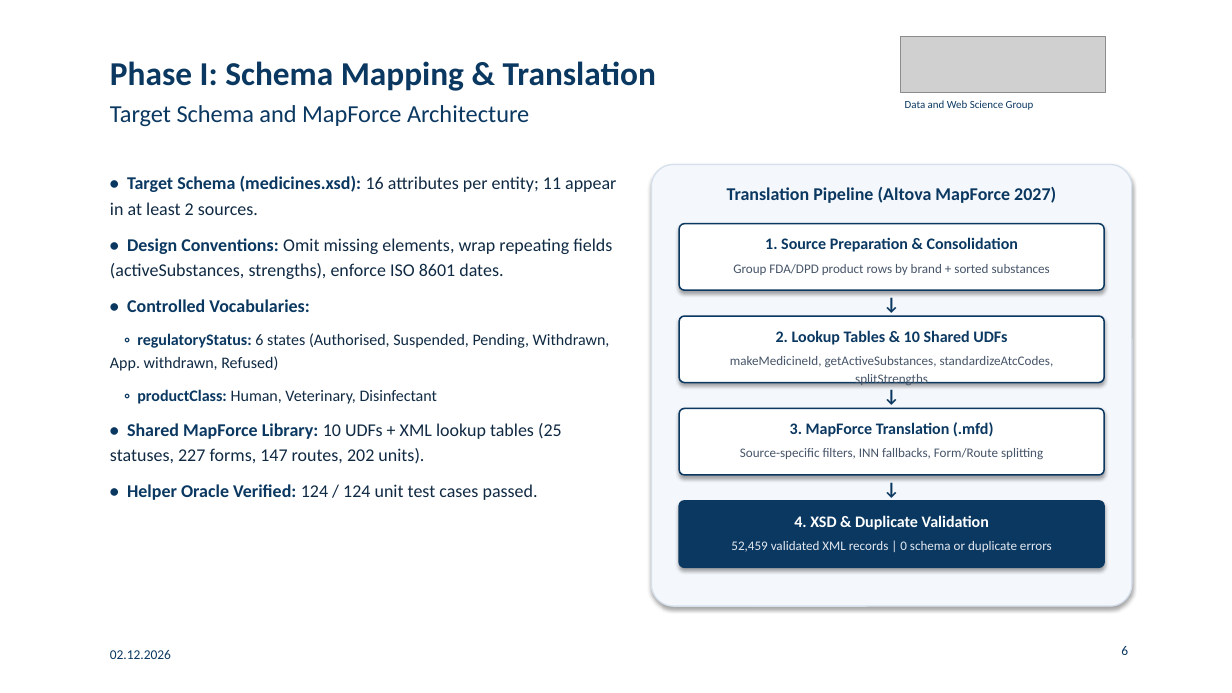
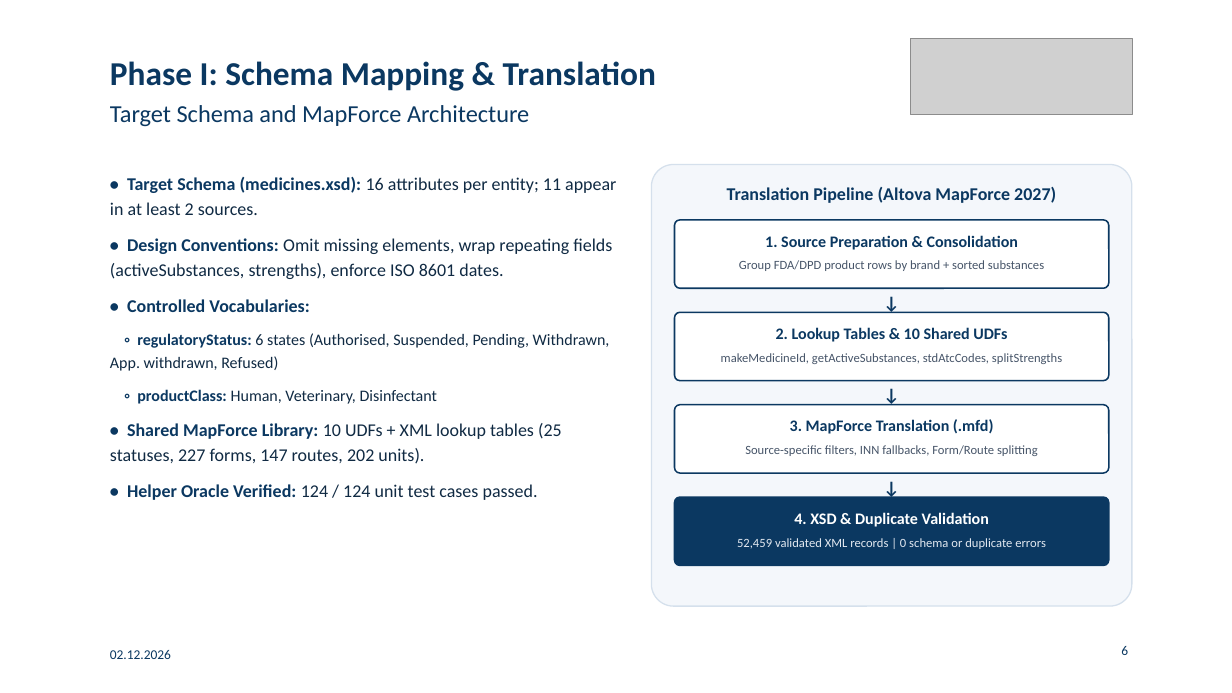
Before and after one commit to gabegagster/wdi-drug-integration, a slide deck: slide 6 of docs/presentation/wdi_drug_integration_presentation.pptx. Drawn at 1232x693 pixels with LibreOffice and Linux fonts; fonts in the diff are those of the drawing; grey boxes stand for pictures. Boxes give left, top, right and bottom in pixels: in the first picture for what was removed or moved away, otherwise in the second. Text is boxed around its words. In the diff, an @@ line names an element or a change of style, - is before the commit and + after.

Commit message:
Add and polish final project presentation slide deck
Create a 17-slide PowerPoint presentation summarizing the three-phase
pharmaceutical drug integration project (Drugs@FDA, EMA Medicines, and
Health Canada DPD) in the University of Mannheim visual style for the
final course presentation.

Key presentation improvements and rationale:
- Strip default theme drop shadows across all shapes, cards, connectors,
  and text boxes to achieve a flat, clean layout without visual clutter.
- Replace low-resolution PDF-cropped branding and cover imagery with the
  official vector-rendered University of Mannheim / School of Business
  Informatics and Mathematics logo (sourced from the DWS Group page) and
  a high-resolution Mannheim Palace panorama.
- Resolve title subtitle wrapping and pipeline diagram text fit issues
  identified via full 17-slide PowerPoint PDF export inspection.

```diff
--- a/docs/presentation/wdi_drug_integration_presentation.pptx
+++ b/docs/presentation/wdi_drug_integration_presentation.pptx
@@ picture: place and size @@
-picture at (901, 37, 1105, 92)
+picture at (910, 39, 1132, 115)
@@ text removed at (905, 100, 1034, 110) @@
-Data and Web Science Group
@@ rounded rectangle: place and size @@
-rounded rectangle at (679, 224, 1104, 290)
+rounded rectangle at (675, 220, 1109, 288)
@@ text "↓" rewrapped from (679, 287, 1104, 313) to (675, 287, 1109, 311) @@
@@ rounded rectangle: place and size @@
-rounded rectangle at (679, 316, 1104, 383)
+rounded rectangle at (675, 312, 1109, 381)
@@ text at (721, 353, 1062, 364): text changed; size 10.2 to 9.8 pt @@
-makeMedicineId, getActiveSubstances, standardizeAtcCodes, splitStrengths
+makeMedicineId, getActiveSubstances, stdAtcCodes, splitStrengths
@@ text "↓" rewrapped from (679, 380, 1104, 406) to (675, 379, 1109, 403) @@
@@ rounded rectangle: place and size @@
-rounded rectangle at (679, 409, 1104, 475)
+rounded rectangle at (675, 405, 1109, 473)
@@ text "↓" rewrapped from (679, 472, 1104, 498) to (675, 471, 1109, 495) @@
@@ shadow off in 5 elements at (652, 165, 1132, 606), (675, 220, 1109, 288), (675, 312, 1109, 381), (675, 405, 1109, 473), (675, 497, 1109, 566) @@
@@ rounded rectangle: place and size @@
-rounded rectangle at (679, 501, 1104, 567)
+rounded rectangle at (675, 497, 1109, 566)
@@ size 10.2 to 9.8 pt in 3 elements at (739, 260, 1044, 271), (745, 445, 1038, 456), (737, 538, 1046, 549) @@
```
Also in this commit, not shown: 16 other slides changed, 1 other file.
